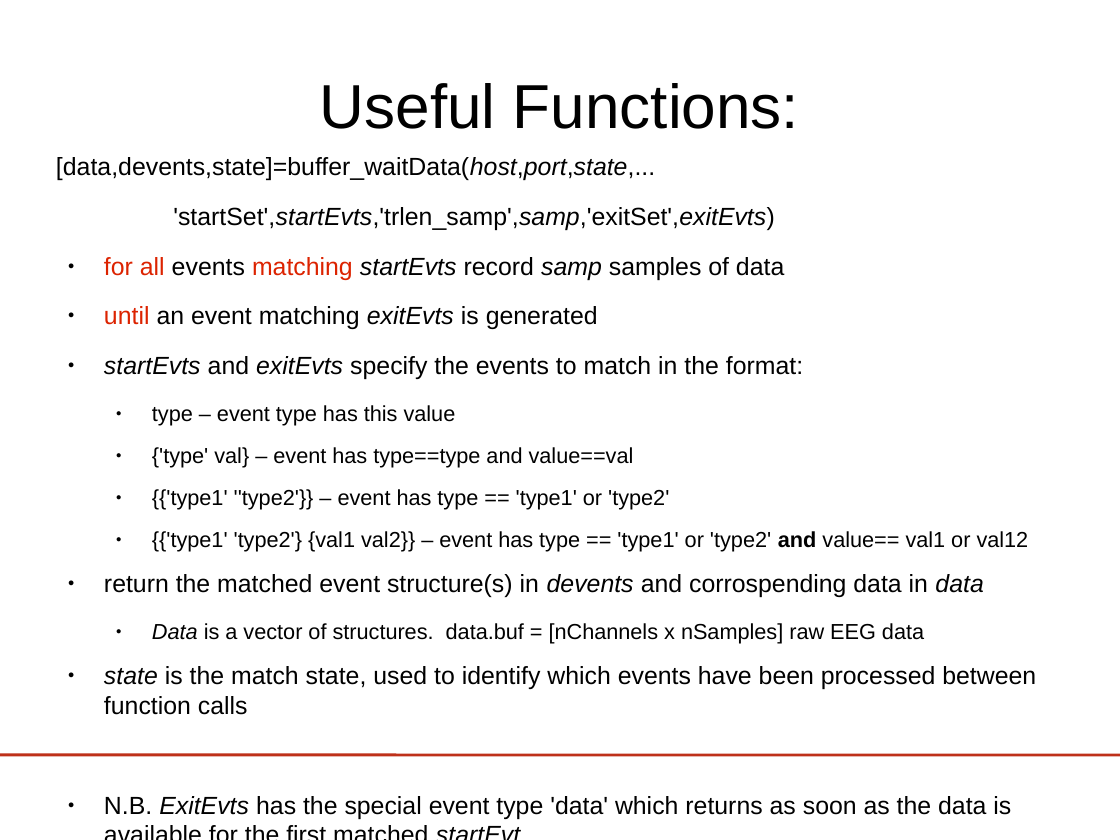
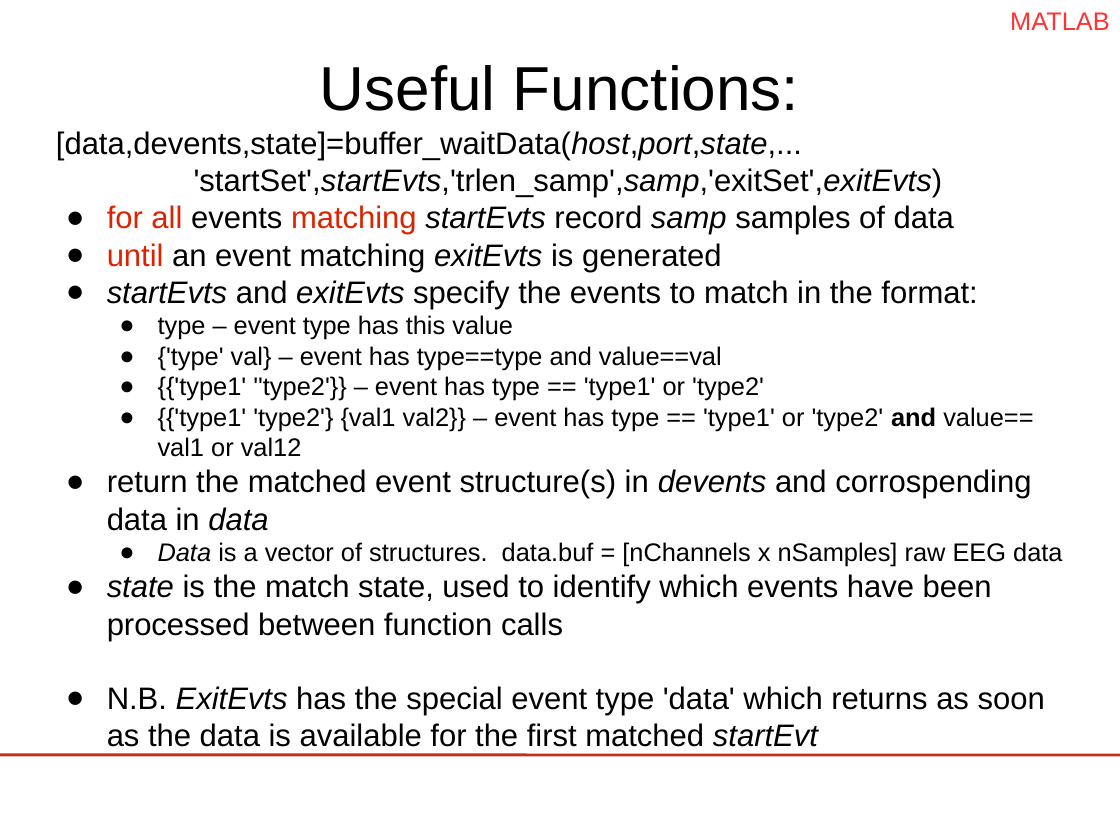
Before and after one commit to jadref/buffer_bci, a slide deck: slide 46 of tutorial/lect3-helloworld/HelloWorld_ERPViewer.odp. Drawn at 1120x840 pixels with LibreOffice and Linux fonts; fonts in the diff are those of the drawing; background and template pictures are left out. Boxes give left, top, right and bottom in pixels: in the first picture for what was removed or moved away, otherwise in the second. Text is boxed around its words. In the diff, an @@ line names an element or a change of style, - is before the commit and + after.

```diff
--- a/tutorial/lect3-helloworld/HelloWorld_ERPViewer.odp
+++ b/tutorial/lect3-helloworld/HelloWorld_ERPViewer.odp
@@ text added at (1010,12,1110,30), 18 pt, text #FF3333 @@
+MATLAB
@@ text "Useful Functions:": place and size @@
-text "Useful Functions:" at (320,83,799,129)
+text "Useful Functions:" at (320,65,799,111)
@@ text "[data,devents,state]=buffer_waitData(host,port,state,...": place and size @@
-text "[data,devents,state]=buffer_waitData(host,port,state,..." at (56,157,1036,819)
+text "[data,devents,state]=buffer_waitData(host,port,state,..." at (56,131,1062,747)
@@ text "[data,devents,state]=buffer_waitData(host,port,state,..." at (56,131,1062,747): size 17.6 to 22 pt in "[data,devents,state]=buffer_waitData(host,port,state,...", "'startSet',startEvts,'trlen_samp',samp,'exitSet',exitEvts)", "for all events matching startEvts record samp ...", "until an event matching exitEvts is generated" and 4 more places; size 15.4 to 18 pt in "type – event type has this value", "{'type' val} – event has type==type and ...", "{{'type1' ''type2'}} – event has type == ...", "{{'type1' 'type2'} {val1 val2}} – event has ..." and 1 more places; less space between paragraphs; indent changed @@
```
Also in this commit, not shown: 40 other slides changed, 4 slides added, 6 other files.
